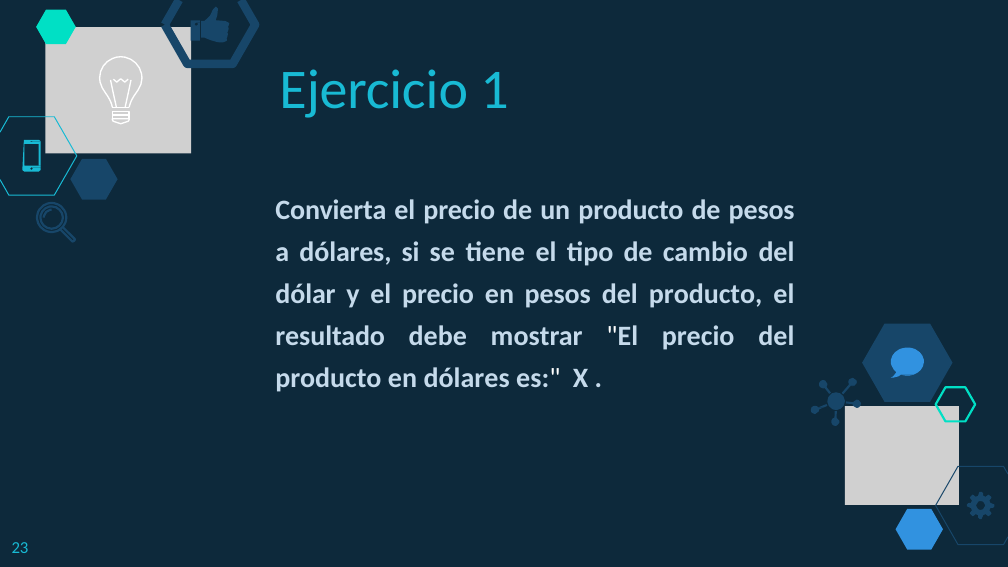
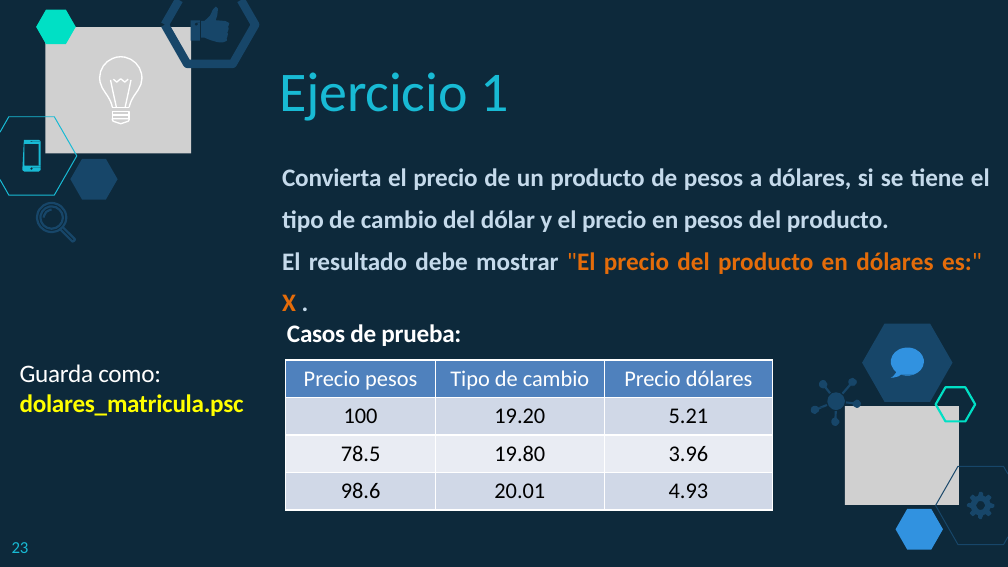
Before and after one commit to lizetheP/PensamientoC, a slide deck: slide 23 of Calendario2019/Presentaciones/1_3_DiagramasFlujo.pptx. Drawn at 1008x567 pixels with LibreOffice and Linux fonts; fonts in the diff are those of the drawing; grey boxes stand for pictures. Boxes give left, top, right and bottom in pixels: in the first picture for what was removed or moved away, otherwise in the second. Text is boxed around its words. In the diff, an @@ line names an element or a change of style, - is before the commit and + after.

```diff
--- a/Calendario2019/Presentaciones/1_3_DiagramasFlujo.pptx
+++ b/Calendario2019/Presentaciones/1_3_DiagramasFlujo.pptx
@@ text at box(282, 168, 990, 311): text changed; size 20 to 18 pt @@
-Convierta el precio de un producto de pesos a dólares, si se tiene el tipo de cambio del dólar y el precio en pesos del producto, el resultado debe mostrar "El precio del producto en dólares es:" X .
+Convierta el precio de un producto de pesos a dólares, si se tiene el tipo de cambio del dólar y el precio en pesos del producto.
+El resultado debe mostrar "El precio del producto en dólares es:" X .
@@ text added at box(287, 324, 461, 346), 18 pt, text #FFFFFF, bold @@
+Casos de prueba:
@@ text added at box(20, 364, 244, 416), 18 pt, text #FFFF00, bold @@
+Guarda como: dolares_matricula.psc
@@ table added at box(285, 360, 772, 508), 4 rows, 3 columns @@
+Precio pesos | Tipo de cambio | Precio dólares
+100 | 19.20 | 5.21
+78.5 | 19.80 | 3.96
+98.6 | 20.01 | 4.93
```
Also in this commit, not shown: 4 other slides changed, 7 other files.
